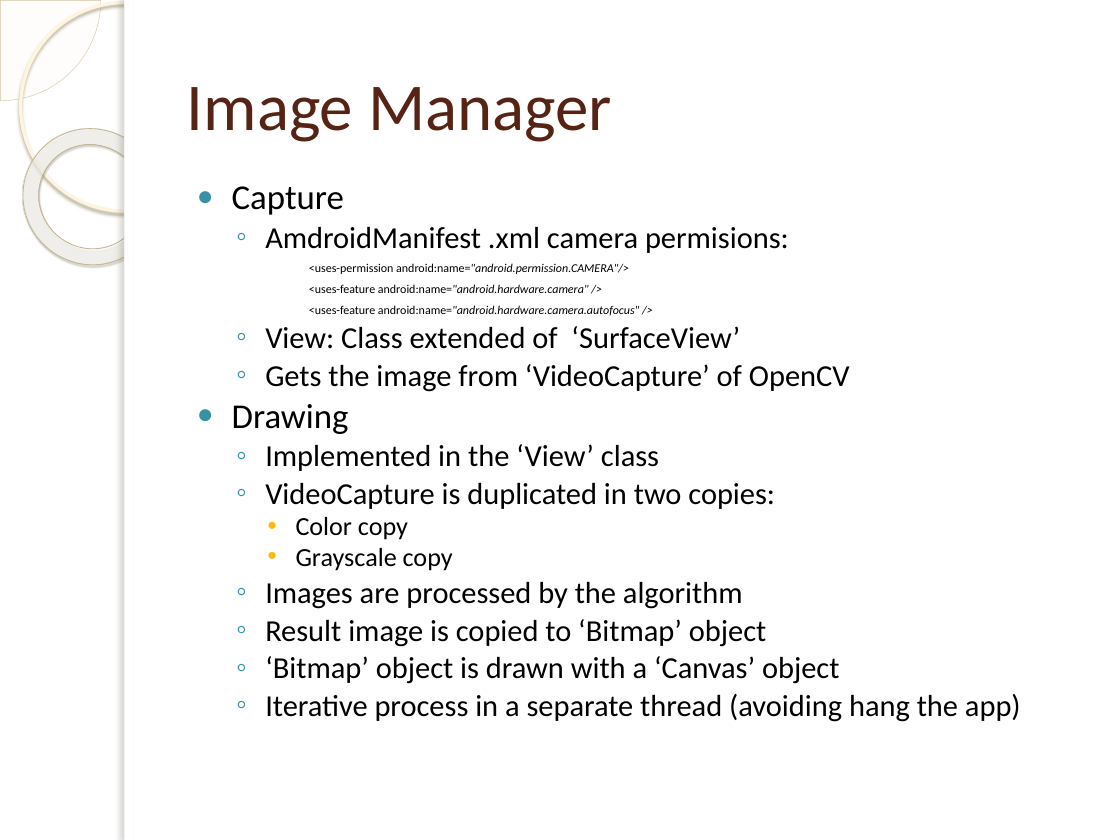
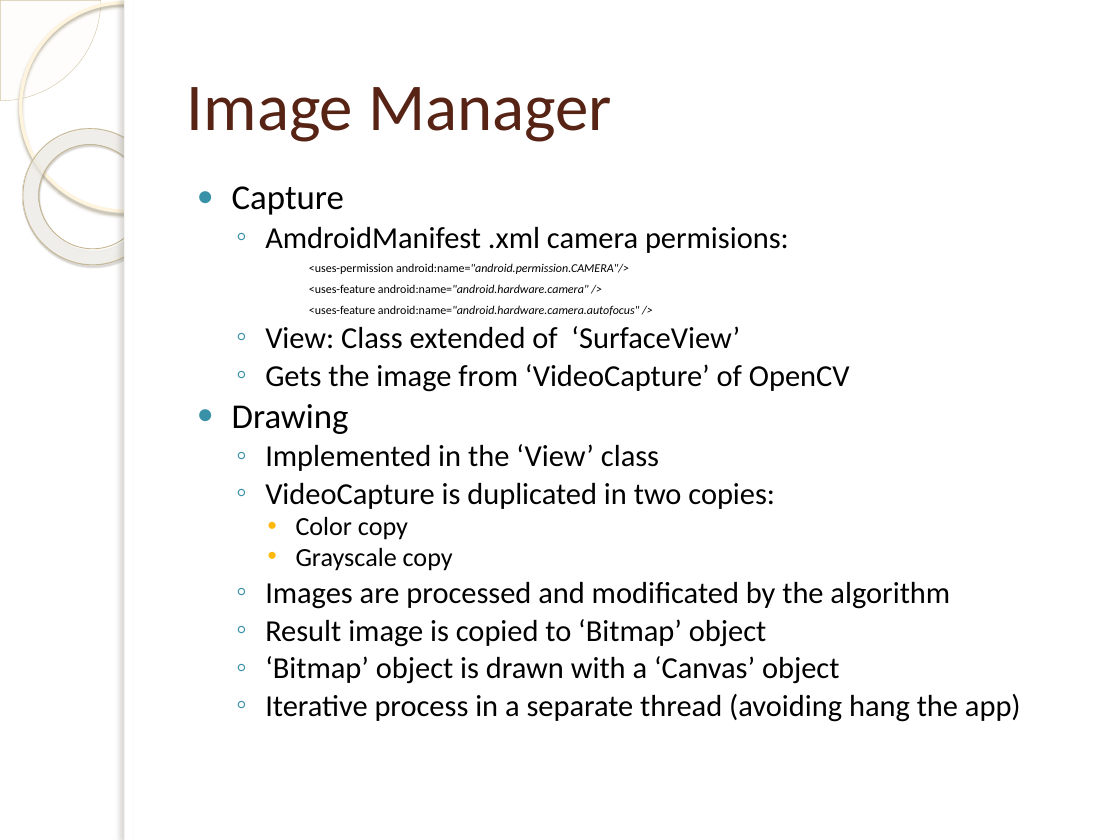
Before and after one commit to desperado1992/ivandroid, a slide deck: slide 8 of Presentacion/doc/AnalisisGarciaGallardoOrion.pptx. Drawn at 1120x840 pixels with LibreOffice and Linux fonts; fonts in the diff are those of the drawing; background and template pictures are left out. Boxes give left, top, right and bottom in pixels: in the first picture for what was removed or moved away, otherwise in the second. Text is boxed around its words. In the diff, an @@ line names an element or a change of style, - is before the commit and + after.

Commit message:
doc update

```diff
--- a/Presentacion/doc/AnalisisGarciaGallardoOrion.pptx
+++ b/Presentacion/doc/AnalisisGarciaGallardoOrion.pptx
@@ text at [265,582,950,609]: text changed @@
-  ◦ Images are processed by the algorithm
+  ◦ Images are processed and modificated by the algorithm
```
Also in this commit, not shown: 1 other slide changed, 1 slide added.
